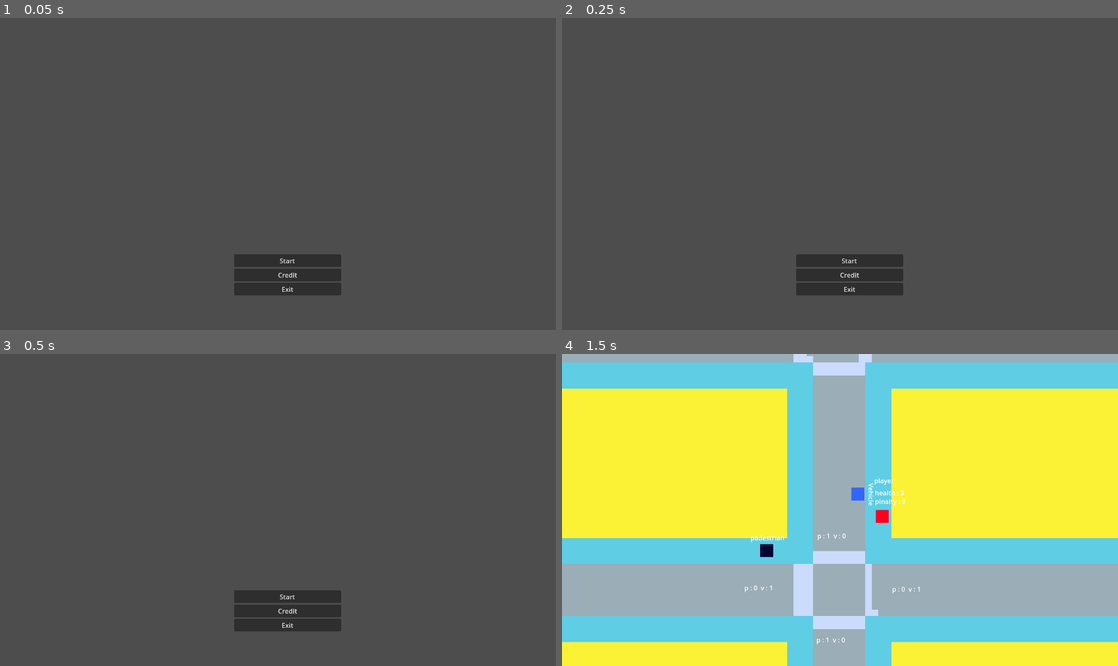
Above: before the commit, frames 1-4 (two rows, left to right).
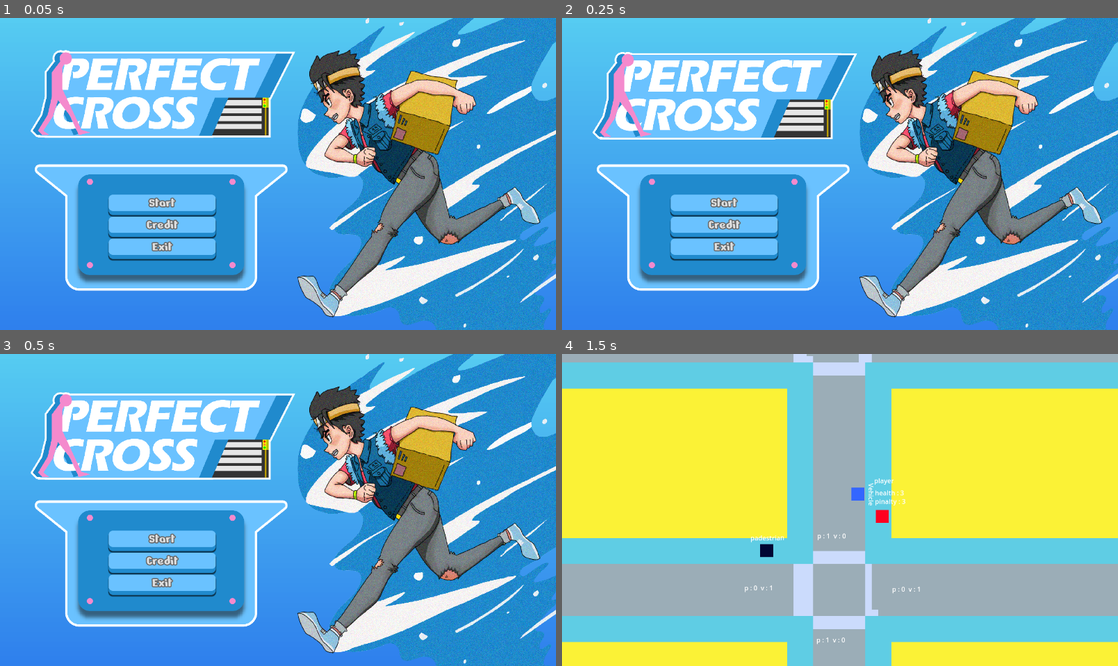
Above: after the commit, the same moments.

Repository: wiratana/perfect-cross
Game: Godot game, scene res://scene/front-page/front-page.tscn
Two runs of this game, one before a commit and one after it. Both use one fixed random seed, a clock stepped at 60 frames per second and the inputs below. This scene is started directly instead of the project's main scene.
Inputs (mouse positions are in pixels of both pictures, inside the frame that each line leads up to):
- Up to frame 1 (0.05 s): no input
- Up to frame 2 (0.25 s): no input
- Up to frame 3 (0.5 s): no input
- Up to frame 4 (1.5 s): click "Start" at 0.5 s; move the mouse to (962, 494) at 1.27 s; press the mouse at (962, 494) at 1.28 s; hold D (right) from 1.28 s (still down)

The runs differ from the first frame. In frame 1, 99% of the frame differs, in the area x 0-100%, y 0-100%; in frame 2, 99%; in frame 3, 99%; in frame 4, nothing differs.

Commit message:
update frontpage layout

Diff:
--- a/scene/front-page/front-page.gd
+++ b/scene/front-page/front-page.gd
@@ -3,10 +3,11 @@
 @onready var start_button  = $VBoxContainer/start_btn
 @onready var credit_button = $VBoxContainer/credit_btn
 @onready var exit_button   = $VBoxContainer/exit_btn
+@onready var anim_player   = $AnimationPlayer
 
 # Called when the node enters the scene tree for the first time.
 func _ready():
-	pass # Replace with function body.
+	anim_player.play("logo_dancing")
 
 
 # Called every frame. 'delta' is the elapsed time since the previous frame.
--- a/scene/front-page/front-page.tscn
+++ b/scene/front-page/front-page.tscn
@@ -1,9 +1,82 @@
-[gd_scene load_steps=2 format=3 uid="uid://dc872yaqf27od"]
+[gd_scene load_steps=12 format=3 uid="uid://dc872yaqf27od"]
 
 [ext_resource type="Script" path="res://scene/front-page/front-page.gd" id="1_wcwwk"]
+[ext_resource type="Texture2D" uid="uid://b7wtd0el5vcwf" path="res://assets/image/logo.png" id="2_e4gbp"]
+[ext_resource type="Texture2D" uid="uid://byr13alrwpu1t" path="res://assets/image/character_showcase.png" id="3_gweio"]
+[ext_resource type="Texture2D" uid="uid://qmt6dxy82xsw" path="res://assets/ui/menu.png" id="4_4klvt"]
+[ext_resource type="Theme" uid="uid://2fiw1auuiywe" path="res://theme/universal-ui.tres" id="5_r7rdq"]
+
+[sub_resource type="Gradient" id="Gradient_be6ko"]
+colors = PackedColorArray(0.184314, 0.501961, 0.929412, 1, 0.337255, 0.8, 0.94902, 1)
+
+[sub_resource type="GradientTexture2D" id="GradientTexture2D_mk2n6"]
+gradient = SubResource("Gradient_be6ko")
+fill_from = Vector2(0.521368, 1)
+fill_to = Vector2(0.521368, 0)
+
+[sub_resource type="StyleBoxTexture" id="StyleBoxTexture_pg4hp"]
+texture = SubResource("GradientTexture2D_mk2n6")
+
+[sub_resource type="Animation" id="Animation_41jes"]
+length = 0.001
+tracks/0/type = "value"
+tracks/0/imported = false
+tracks/0/enabled = true
+tracks/0/path = NodePath("Logo:position")
+tracks/0/interp = 1
+tracks/0/loop_wrap = true
+tracks/0/keys = {
+"times": PackedFloat32Array(0),
+"transitions": PackedFloat32Array(1),
+"update": 0,
+"values": [Vector2(400, 191)]
+}
+
+[sub_resource type="Animation" id="Animation_dfxfa"]
+resource_name = "logo_dancing"
+length = 2.0
+loop_mode = 1
+tracks/0/type = "value"
+tracks/0/imported = false
+tracks/0/enabled = true
+tracks/0/path = NodePath("Logo:position")
+tracks/0/interp = 2
+tracks/0/loop_wrap = true
+tracks/0/keys = {
+"times": PackedFloat32Array(0, 1),
+"transitions": PackedFloat32Array(1, 1),
+"update": 0,
+"values": [Vector2(400, 191), Vector2(400, 222)]
+}
+
+[sub_resource type="AnimationLibrary" id="AnimationLibrary_4mtpr"]
+_data = {
+"RESET": SubResource("Animation_41jes"),
+"logo_dancing": SubResource("Animation_dfxfa")
+}
 
 [node name="front-page" type="Node2D"]
 script = ExtResource("1_wcwwk")
+
+[node name="Panel" type="Panel" parent="."]
+offset_right = 1366.0
+offset_bottom = 768.0
+theme_override_styles/panel = SubResource("StyleBoxTexture_pg4hp")
+
+[node name="Logo" type="Sprite2D" parent="."]
+position = Vector2(400, 191)
+scale = Vector2(0.458333, 0.458333)
+texture = ExtResource("2_e4gbp")
+
+[node name="CharacterShowcase" type="Sprite2D" parent="."]
+position = Vector2(1021, 396)
+scale = Vector2(0.400356, 0.400356)
+texture = ExtResource("3_gweio")
+
+[node name="Menu" type="Sprite2D" parent="."]
+position = Vector2(396, 516)
+scale = Vector2(0.560862, 0.560862)
+texture = ExtResource("4_4klvt")
 
 [node name="VBoxContainer" type="VBoxContainer" parent="."]
 anchors_preset = 8
@@ -11,10 +84,10 @@
 anchor_top = 0.5
 anchor_right = 0.5
 anchor_bottom = 0.5
-offset_left = 575.0
-offset_top = 540.0
-offset_right = 838.0
-offset_bottom = 725.0
+offset_left = 267.0
+offset_top = 422.0
+offset_right = 530.0
+offset_bottom = 607.0
 grow_horizontal = 2
 grow_vertical = 2
 size_flags_horizontal = 4
@@ -24,17 +97,25 @@
 [node name="start_btn" type="Button" parent="VBoxContainer"]
 layout_mode = 2
 focus_neighbor_top = NodePath("../exit_btn")
+theme = ExtResource("5_r7rdq")
 text = "Start
 "
 
 [node name="credit_btn" type="Button" parent="VBoxContainer"]
 layout_mode = 2
+theme = ExtResource("5_r7rdq")
 text = "Credit"
 
 [node name="exit_btn" type="Button" parent="VBoxContainer"]
 layout_mode = 2
 focus_neighbor_bottom = NodePath("../start_btn")
+theme = ExtResource("5_r7rdq")
 text = "Exit"
+
+[node name="AnimationPlayer" type="AnimationPlayer" parent="."]
+libraries = {
+"": SubResource("AnimationLibrary_4mtpr")
+}
 
 [connection signal="pressed" from="VBoxContainer/start_btn" to="." method="_on_start_btn_pressed"]
 [connection signal="pressed" from="VBoxContainer/credit_btn" to="." method="_on_credit_btn_pressed"]
Binary file added: assets/image/character_showcase.png
Not shown, added: assets/image/character_showcase.png.import
Binary file added: assets/image/logo.png
Not shown, added: assets/image/logo.png.import
Binary file added: assets/ui/menu.png
Not shown, added: assets/ui/menu.png.import
